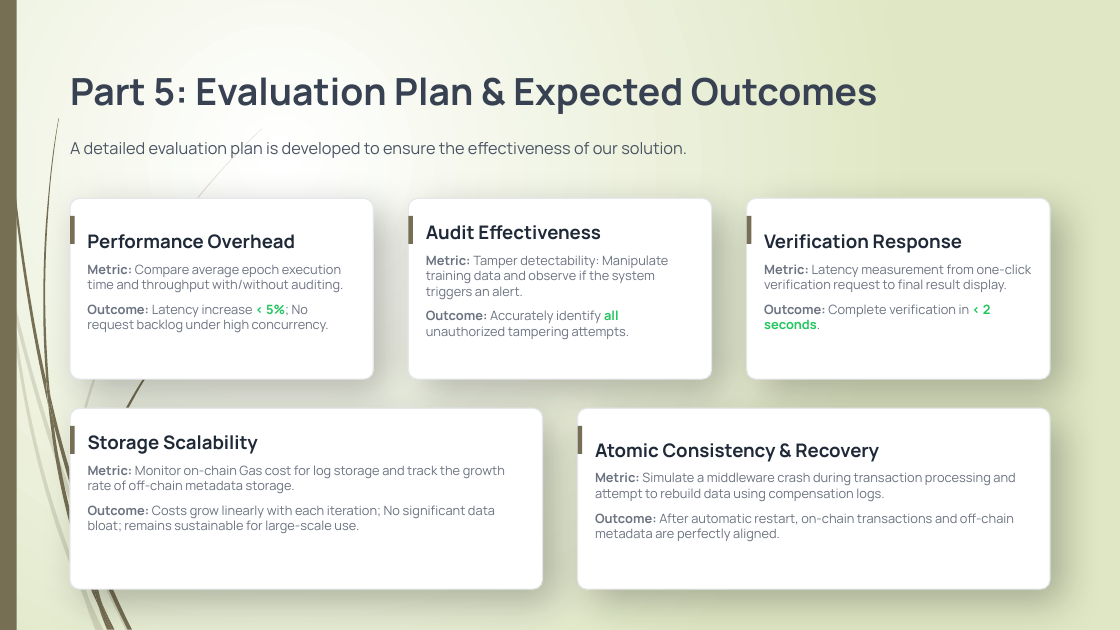
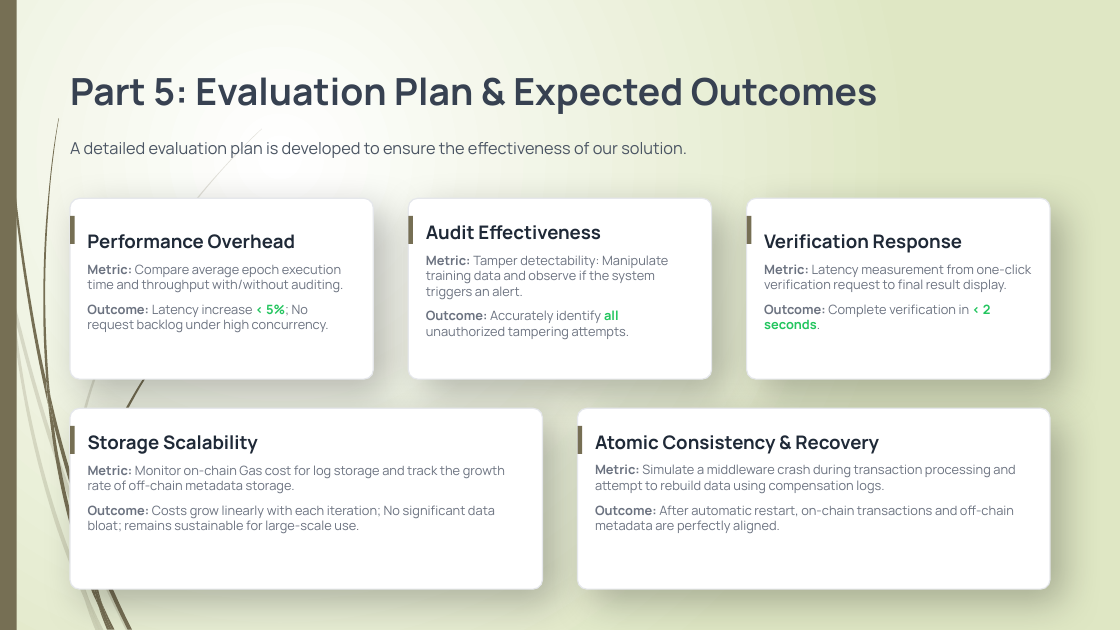
Before and after one commit to xinyuanhu1066/capstone-project, a slide deck: slide 17 of docs/Assessment_1_Presentation.pptx. Drawn at 1120x630 pixels with LibreOffice and Linux fonts; fonts in the diff are those of the drawing. Boxes give left, top, right and bottom in pixels: in the first picture for what was removed or moved away, otherwise in the second. Text is boxed around its words. In the diff, an @@ line names an element or a change of style, - is before the commit and + after.

```diff
--- a/docs/Assessment_1_Presentation.pptx
+++ b/docs/Assessment_1_Presentation.pptx
@@ text "Atomic Consistency & Recovery": place and size @@
-text "Atomic Consistency & Recovery" at bbox=[595, 443, 1015, 541]
+text "Atomic Consistency & Recovery" at bbox=[595, 435, 1015, 533]
```
Also in this commit, not shown: 4 other slides changed.
